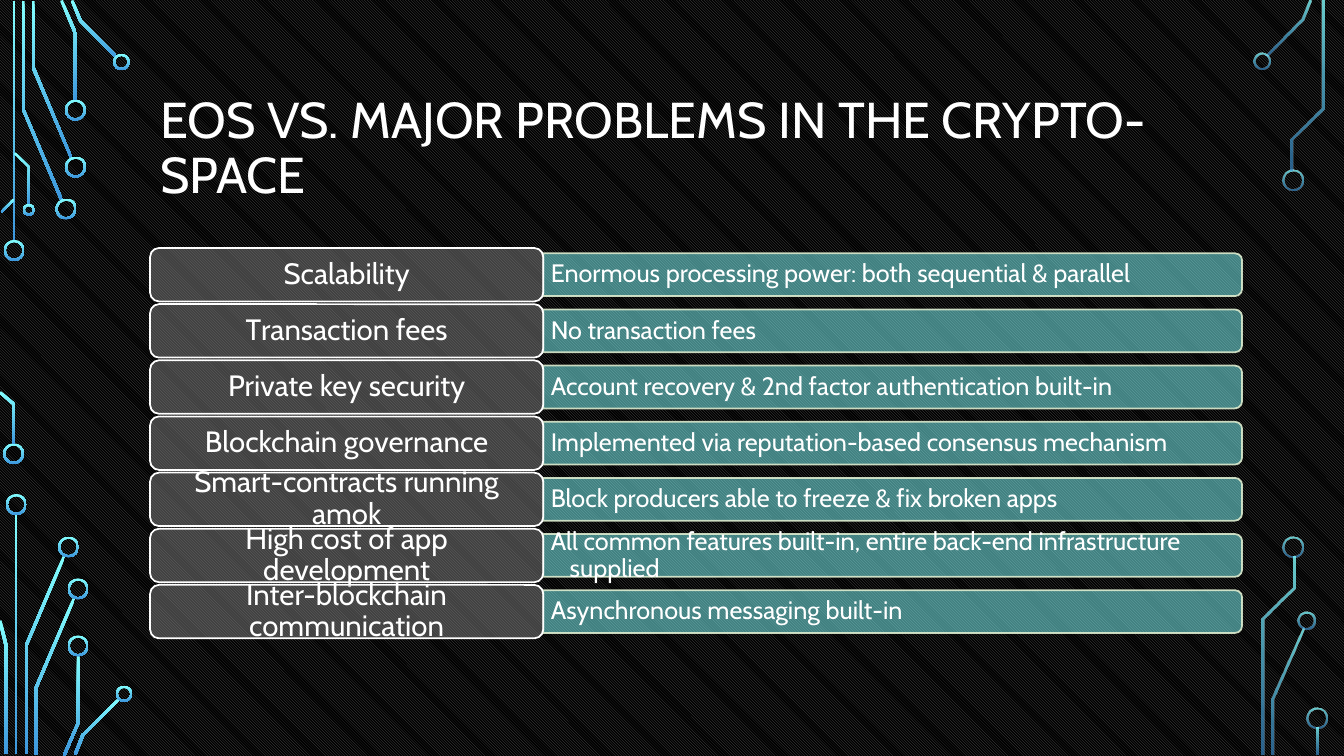
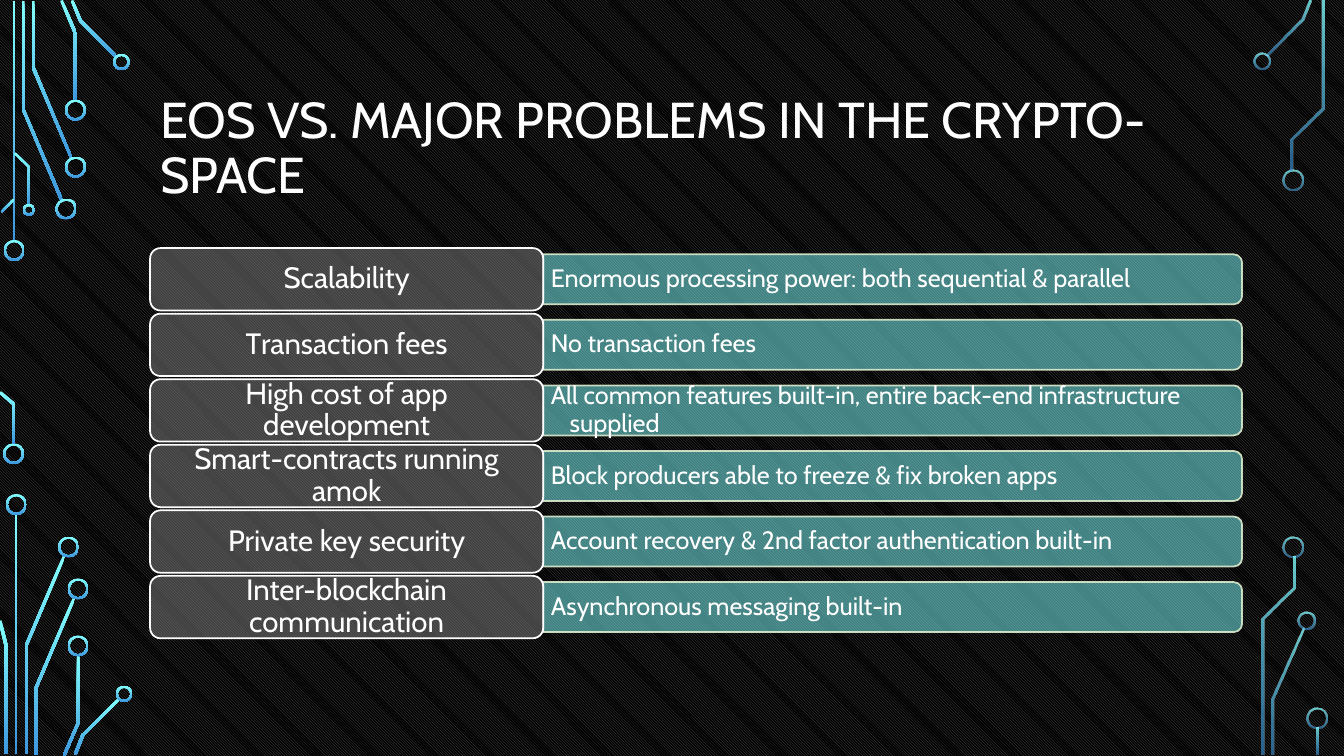
Before and after one commit to tokenika/tokenika.github.io, a slide deck: slide 46 of WarsawBlock(3).pptx (slide 47 before the commit). Drawn at 1344x756 pixels with LibreOffice and Linux fonts; fonts in the diff are those of the drawing; background and template pictures are left out. Boxes give left, top, right and bottom in pixels: in the first picture for what was removed or moved away, otherwise in the second. Text is boxed around its words. In the diff, an @@ line names an element or a change of style, - is before the commit and + after.

```diff
--- a/WarsawBlock(3).pptx
+++ b/WarsawBlock(3).pptx
@@ rounded rectangle: place and size @@
-rounded rectangle at <box>150,248,543,301</box>
+rounded rectangle at <box>150,248,543,311</box>
@@ text "Scalability": place and size @@
-text "Scalability" at <box>284,262,410,291</box>
+text "Scalability" at <box>284,266,410,295</box>
@@ text "Enormous processing power: both sequential ...": place and size @@
-text "Enormous processing power: both sequential ..." at <box>551,263,1130,288</box>
+text "Enormous processing power: both sequential ..." at <box>551,268,1130,293</box>
@@ round same rect: place and size @@
-round same rect at <box>543,254,1242,296</box>
+round same rect at <box>544,254,1243,304</box>
@@ rounded rectangle: place and size @@
-rounded rectangle at <box>150,304,543,358</box>
+rounded rectangle at <box>150,314,543,376</box>
@@ text "Transaction fees": place and size @@
-text "Transaction fees" at <box>246,318,448,341</box>
+text "Transaction fees" at <box>246,332,448,355</box>
@@ text "No transaction fees": place and size @@
-text "No transaction fees" at <box>551,320,756,340</box>
+text "No transaction fees" at <box>551,333,756,353</box>
@@ round same rect: place and size @@
-round same rect at <box>543,310,1242,352</box>
+round same rect at <box>544,319,1243,370</box>
@@ rounded rectangle: place and size @@
-rounded rectangle at <box>150,360,543,413</box>
+rounded rectangle at <box>150,379,543,442</box>
@@ text "High cost of app development": place and size @@
-text "High cost of app development" at <box>245,524,448,587</box>
+text "High cost of app development" at <box>245,379,448,442</box>
@@ text "All common features built-in, entire ...": place and size @@
-text "All common features built-in, entire ..." at <box>551,529,1181,583</box>
+text "All common features built-in, entire ..." at <box>551,384,1181,438</box>
@@ round same rect: place and size @@
-round same rect at <box>543,365,1242,408</box>
+round same rect at <box>544,385,1243,435</box>
@@ rounded rectangle: place and size @@
-rounded rectangle at <box>150,473,543,526</box>
+rounded rectangle at <box>150,445,543,507</box>
@@ text "Smart-contracts running amok": place and size @@
-text "Smart-contracts running amok" at <box>194,469,499,530</box>
+text "Smart-contracts running amok" at <box>194,444,499,508</box>
@@ group removed at <box>150,416,1242,470</box>: 2 texts, 1 round same rect, 1 rounded rectangle @@
-  Implemented via reputation-based consensus mechanism
-Blockchain governance
@@ text "Block producers able to freeze ...": place and size @@
-text "Block producers able to freeze ..." at <box>551,488,1058,513</box>
+text "Block producers able to freeze ..." at <box>551,465,1058,490</box>
@@ round same rect: place and size @@
-round same rect at <box>543,478,1242,521</box>
+round same rect at <box>544,451,1243,502</box>
@@ rounded rectangle: place and size @@
-rounded rectangle at <box>150,529,543,583</box>
+rounded rectangle at <box>150,510,543,573</box>
@@ text "Private key security": place and size @@
-text "Private key security" at <box>228,374,465,403</box>
+text "Private key security" at <box>228,529,465,558</box>
@@ text "Account recovery & 2nd factor ...": place and size @@
-text "Account recovery & 2nd factor ..." at <box>551,376,1112,401</box>
+text "Account recovery & 2nd factor ..." at <box>551,530,1112,555</box>
@@ round same rect: place and size @@
-round same rect at <box>543,534,1242,576</box>
+round same rect at <box>544,517,1243,567</box>
@@ rounded rectangle: place and size @@
-rounded rectangle at <box>150,585,543,638</box>
+rounded rectangle at <box>150,576,543,638</box>
@@ text "Inter-blockchain communication": place and size @@
-text "Inter-blockchain communication" at <box>246,580,447,644</box>
+text "Inter-blockchain communication" at <box>246,575,447,639</box>
@@ text "Asynchronous messaging built-in": place and size @@
-text "Asynchronous messaging built-in" at <box>551,600,903,626</box>
+text "Asynchronous messaging built-in" at <box>551,596,903,621</box>
@@ round same rect: place and size @@
-round same rect at <box>543,590,1242,633</box>
+round same rect at <box>544,582,1243,633</box>
```
Also in this commit, not shown: 7 other slides changed, 1 slide removed, 1 other file.
